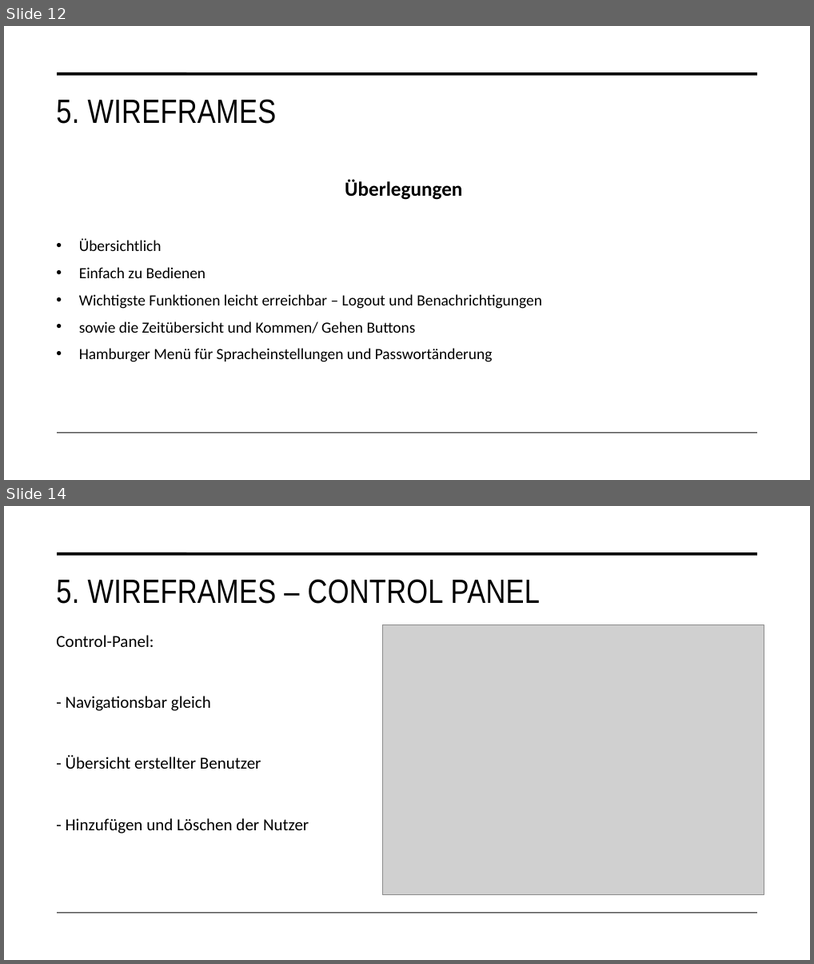
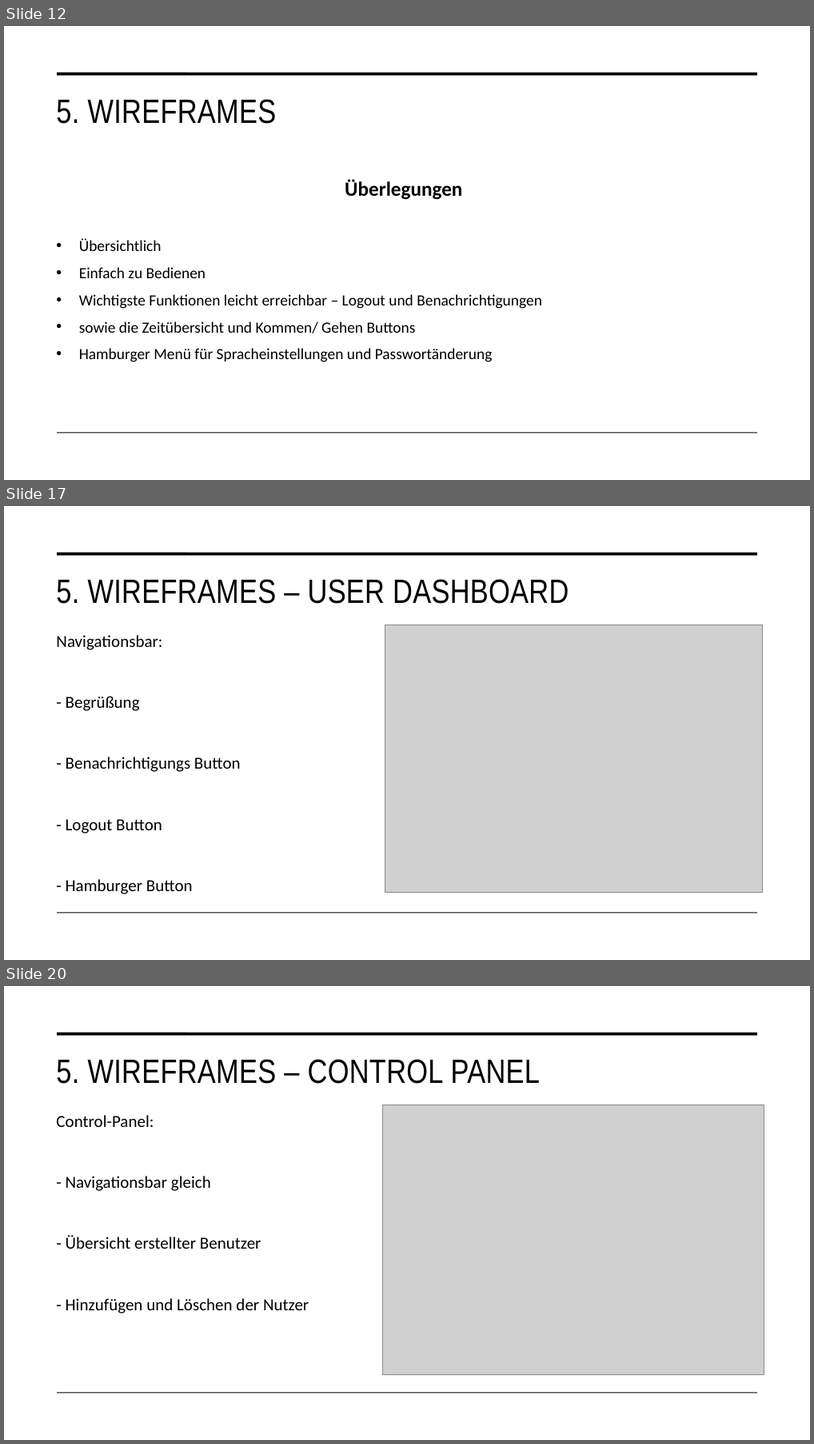
Before and after one commit to malu254/Eifrige-Otter-PM, a slide deck: Abgabe/Dokumentation/Präsentation.pptx. Shown one above the other, each under a label of ours: slides 12 and 14 before the commit, slides 12, 17 and 20 after it; the slides between them are not shown. The pictures are 814x964 and 814x1444 pixels, drawn with LibreOffice and Linux fonts; fonts in the diff are those of the drawing; grey boxes stand for pictures. Boxes give left, top, right and bottom in pixels: in the first picture for what was removed or moved away, otherwise in the second. Text is boxed around its words. In the diff, an @@ line names an element or a change of style, - is before the commit and + after.

```diff
--- a/Abgabe/Dokumentation/Präsentation.pptx
+++ b/Abgabe/Dokumentation/Präsentation.pptx
@@ slide 17 added at <box>4,506,810,960</box>, background #FFFFFF; not listed: 2 template elements that a slide beside it also shows @@
@@ title added at <box>56,579,569,604</box>, 40 pt, text #000000 @@
+5. WIREFRAMES – USER DASHBOARD
@@ picture added at <box>385,625,763,892</box> @@
@@ text added at <box>56,635,241,894</box>, 20 pt, text #000000 @@
+Navigationsbar:
+- Begrüßung
+- Benachrichtigungs Button
+- Logout Button
+- Hamburger Button
@@ what was slide 14 is now slide 20 @@
```
Also in this commit, not shown: 6 slides changed, 5 other slides added.
